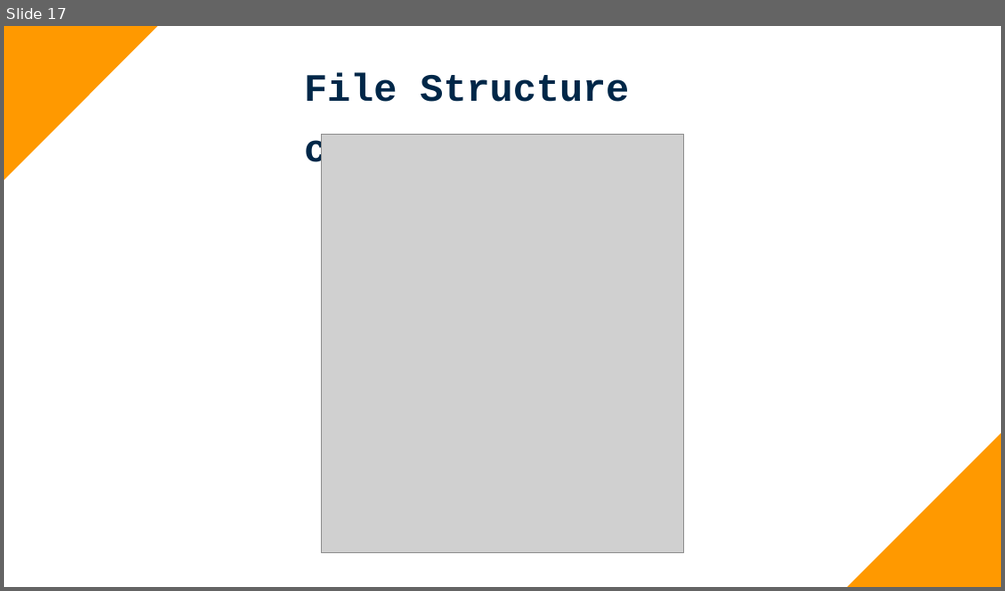
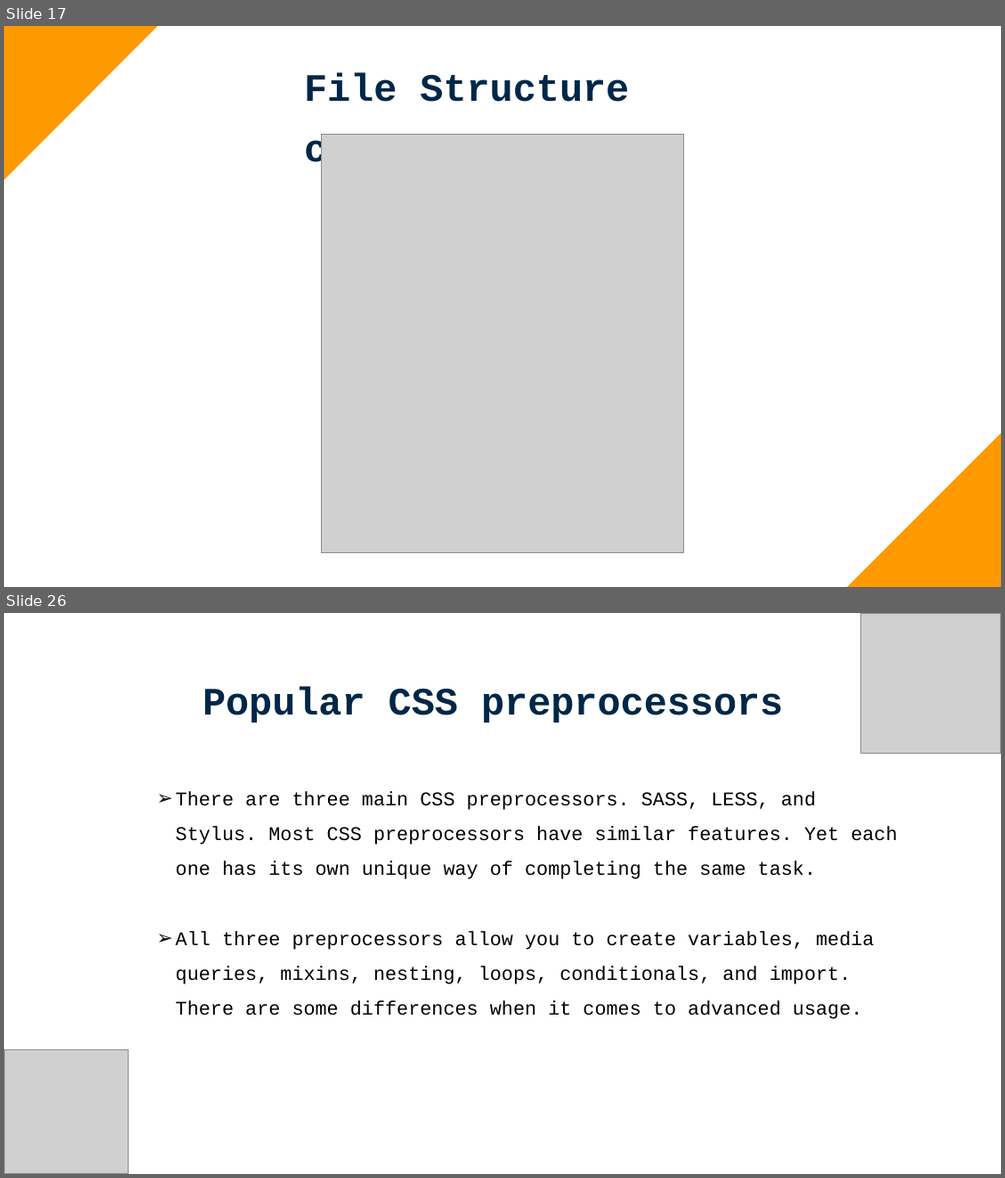
Before and after one commit to Aamer-Qanadilo/BEM_Pre-Processor_Presentation, a slide deck: BEM-Arch.pptx. Shown one above the other, each under a label of ours: slide 17 before the commit, slides 17 and 26 after it; the slides between them are not shown. The pictures are 1005x591 and 1005x1178 pixels, drawn with LibreOffice and Linux fonts; fonts in the diff are those of the drawing; grey boxes stand for pictures. Boxes give left, top, right and bottom in pixels: in the first picture for what was removed or moved away, otherwise in the second. Text is boxed around its words. In the diff, an @@ line names an element or a change of style, - is before the commit and + after.

```diff
--- a/BEM-Arch.pptx
+++ b/BEM-Arch.pptx
@@ slide 26 added at (x1=4, y1=613, x2=1001, y2=1174), background #FFFFFF @@
@@ picture added at (x1=860, y1=613, x2=1001, y2=754) @@
@@ text added at (x1=202, y1=686, x2=783, y2=722), 28 pt, text #002748, bold @@
+Popular CSS preprocessors
@@ text added at (x1=176, y1=791, x2=897, y2=1019), 14 pt, text #000000 @@
+➢ There are three main CSS preprocessors. SASS, LESS, and Stylus. Most CSS preprocessors have similar features. Yet each one has its own unique way of completing the same task.
+➢ All three preprocessors allow you to create variables, media queries, mixins, nesting, loops, conditionals, and import. There are some differences when it comes to advanced usage.
@@ picture added at (x1=4, y1=1050, x2=128, y2=1173) @@
```
Also in this commit, not shown: 8 other slides added, 1 other file.
